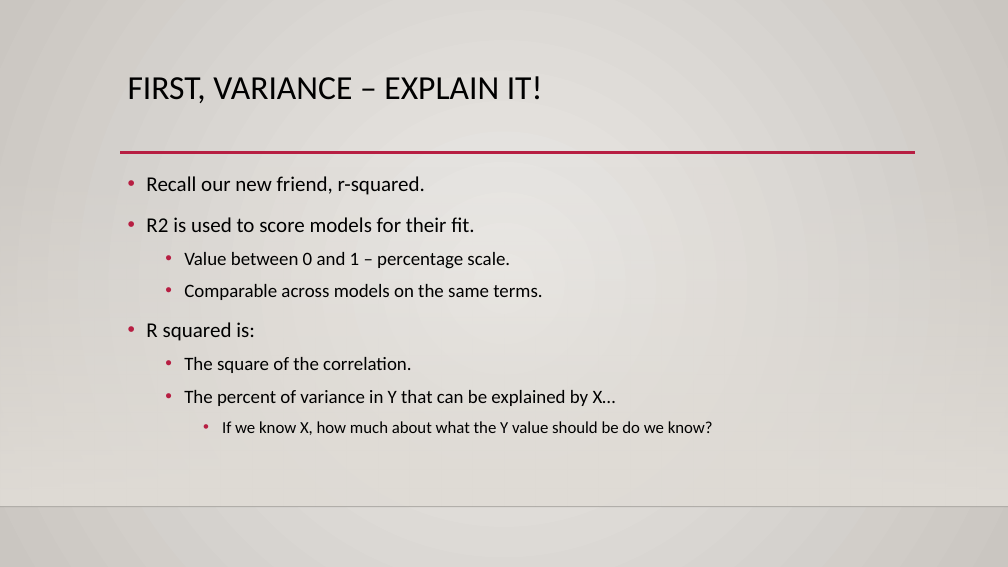
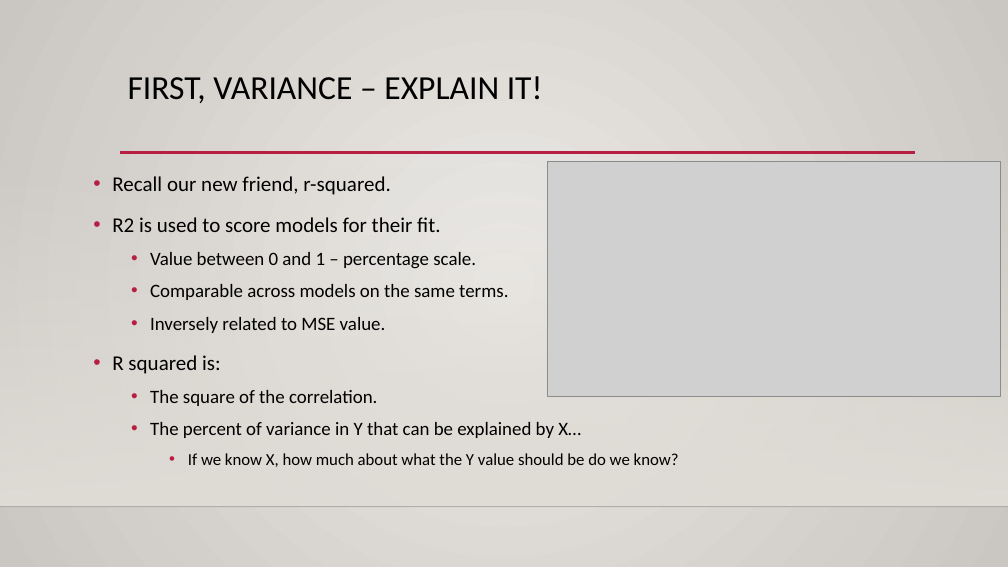
Before and after one commit to AkeemSemperDataScience/Basic_Stats_in_Python_Student_Repository, a slide deck: slide 3 of reference_material/slides/022_encoding.pptx. Drawn at 1008x567 pixels with LibreOffice and Linux fonts; fonts in the diff are those of the drawing; grey boxes stand for pictures; background and template pictures are left out. Boxes give left, top, right and bottom in pixels: in the first picture for what was removed or moved away, otherwise in the second. Text is boxed around its words. In the diff, an @@ line names an element or a change of style, - is before the commit and + after.

```diff
--- a/reference_material/slides/022_encoding.pptx
+++ b/reference_material/slides/022_encoding.pptx
@@ text "Recall our new friend, r-squared.": place and size @@
-text "Recall our new friend, r-squared." at [146,176,713,435]
+text "Recall our new friend, r-squared." at [112,176,679,467]
@@ picture added at [547,162,1000,397] @@
@@ text at [150,317,386,333]: paragraph added @@
+  • Inversely related to MSE value.
```
Also in this commit, not shown: 10 other slides changed, 5 slides added, 22 other files.
